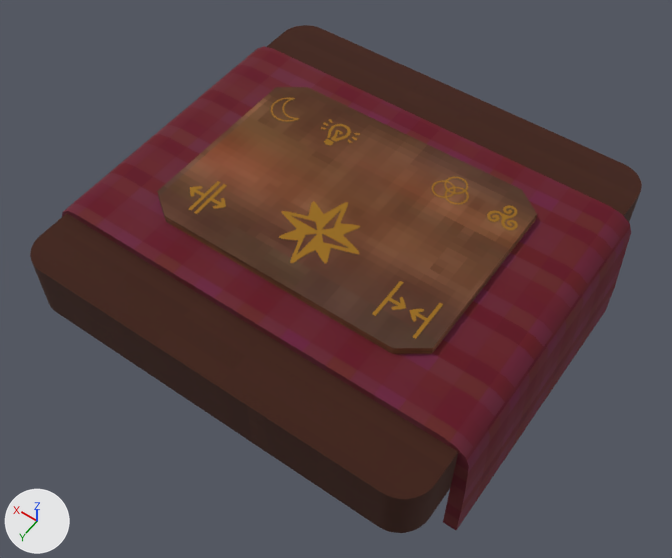
One commit to the glTF model assets/3Dmodels/furnitures/ouija_table.glb: the scene before it, then after it.
One viewpoint serves both versions: a camera (50 mm lens) standing at (-0.863, 1.377, 3.141) and looking at (0.148, -0.039, 0.916). Lighting does not change. The marker at lower left points along +X, +Y and +Z. Where no turn or scale is listed for an object, it has been applied to the vertices.

Objects in the first picture: 'Ouijaboard', 'Texte_ouija.001', 'table_ouija', 'tapis_table'.
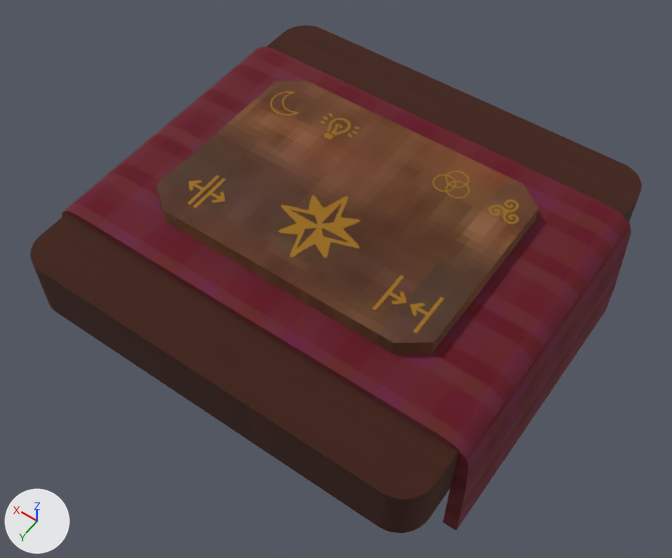
What differs and where, as boxes (x1, y1, x2, y2) in the pictures (672 x 558 px):
'ouija_board', added (brown): after (156, 81, 539, 354)
    faces in mat_rust_coarse (picture img_rust_coarse_01_diff_1k): (156, 81, 539, 354)
    faces in mat_doré_008 (picture img_totem_wing_base_color): (278, 195, 360, 258)
    faces in mat_doré_009 (picture img_totem_wing_base_color): (188, 175, 444, 333)
    faces in mat_doré_007 (picture img_totem_wing_base_color): (270, 91, 519, 224)
'Ouijaboard', deleted (brown): before (157, 87, 537, 354)
'Texte_ouija.001', deleted (brown): before (189, 98, 518, 339)
    faces in mat_doré_008 (picture img_totem_wing_base_color): (279, 201, 360, 264)
    faces in mat_doré_009 (picture img_totem_wing_base_color): (189, 181, 443, 339)
    faces in mat_doré_007 (picture img_totem_wing_base_color): (271, 98, 518, 230)

Patch to the scene script:
```diff
--- a/assets/3Dmodels/furnitures/ouija_table.glb.py
+++ b/assets/3Dmodels/furnitures/ouija_table.glb.py
@@ me_texte_004_1 @@
+me_texte_004_1.from_pydata(...)  # 4660 vertices, 4664 faces; spans x -0.407..0.487, y -0.219..0.429, z -0.051..0.0
+# faces by material slot: [3324, 733, 579, 28]
+me_texte_004_1.materials.append(mat_doré_007)  # picture img_totem_wing_base_color
+me_texte_004_1.materials.append(mat_doré_008)  # picture img_totem_wing_base_color
+me_texte_004_1.materials.append(mat_doré_009)  # picture img_totem_wing_base_color
+me_texte_004_1.materials.append(mat_rust_coarse)  # picture img_rust_coarse_01_diff_1k
@@ ob_ouijaboard @@
-ob_ouijaboard = bpy.data.objects.new('Ouijaboard', me_cube_012)
-ob_ouijaboard.location = (0.126, -0.053, 0.509)
@@ ob_texte_ouija_001 @@
-ob_texte_ouija_001 = bpy.data.objects.new('Texte_ouija.001', me_texte_004)
-ob_texte_ouija_001.location = (0.354, -0.462, 1.258)
@@ ob_ouija_board @@
+ob_ouija_board = bpy.data.objects.new('ouija_board', me_texte_004_1)
+ob_ouija_board.location = (0.087, -0.158, 1.281)
```
